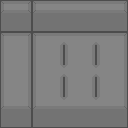
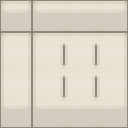
Layered file, before and after one edit (w=128, h=128). Changes by layer:
added layer "wall" above "concrete copy" over left=0, top=0, right=128, bottom=128
